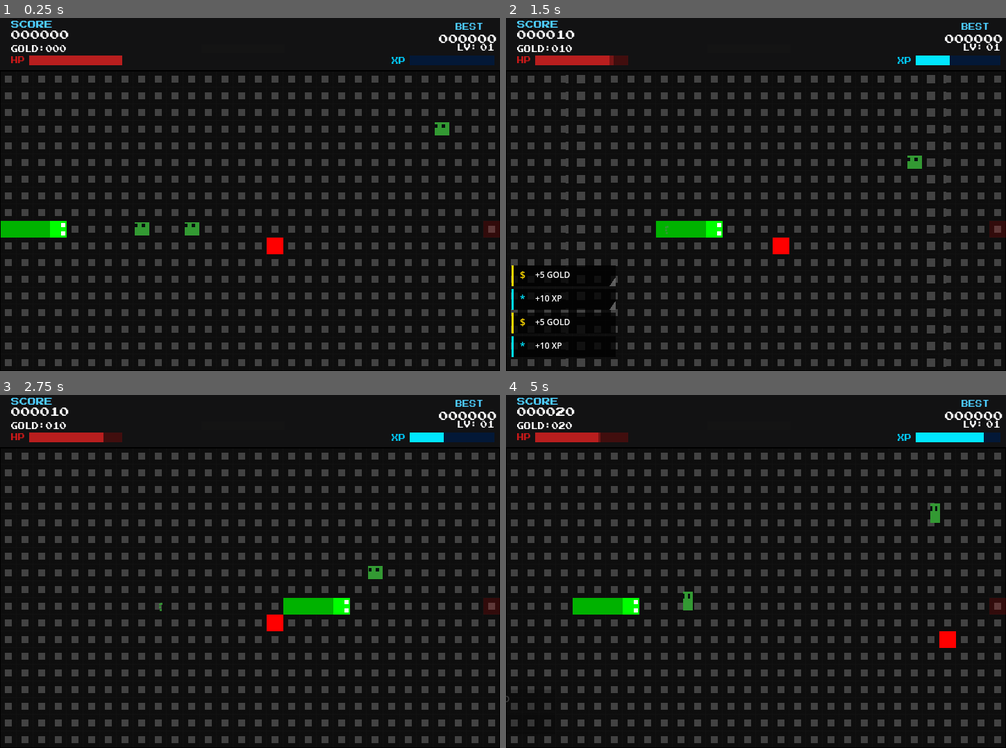
Above: before the commit, frames 1-4 (two rows, left to right).
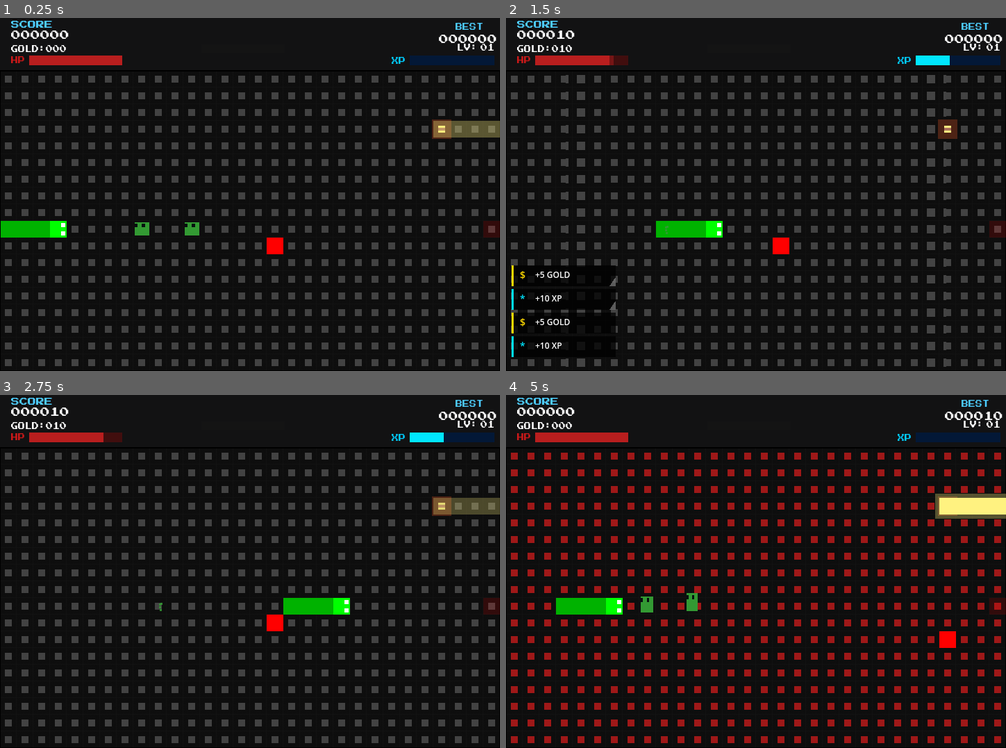
Above: after the commit, the same moments.

Repository: nastex123/snake-godot
Game: Godot game, scene res://Game.tscn
Two runs of this game, one before a commit and one after it. Both use one fixed random seed, a clock stepped at 60 frames per second and the inputs below.
Inputs (mouse positions are in pixels of both pictures, inside the frame that each line leads up to):
- Up to frame 1 (0.25 s): no input
- Up to frame 2 (1.5 s): tap Enter (ui_accept) at 0.5, 0.77 s; move the mouse to (866, 176) at 0.52 s; hold Right (ui_right) 0.53-1.25 s; tap Q at 0.6 s; click (866, 176) at 0.67 s; drag from (656, 212) to (781, 247) at 1.27 s
- Up to frame 3 (2.75 s): move the mouse to (300, 493) at 2.02 s; hold Right (ui_right) from 2.03 s (still down); tap Shift at 2.1 s
- Up to frame 4 (5 s): release Right (ui_right) at 2.75 s; drag from (731, 642) to (881, 571) at 2.77 s; move the mouse to (906, 624) at 3.52 s; hold Left (ui_left) 3.53-4.25 s; tap Keypad Enter at 3.6 s; tap Enter (ui_accept) at 3.77 s; tap Space at 4.25 s; drag from (606, 518) to (646, 606) at 4.27 s

The runs differ from the first frame. In frame 1, 0.7% of the frame differs, in the area x 86-100%, y 28-35%; in frame 2, 0.3%; in frame 3, 0.8%; in frame 4, 17%, in the area x 0-100%, y 3-99%.

Commit message:
Fase 4 — Fix de carriles de torre en direcciones negativas + type en spawns de torre

Diff:
--- a/autoload/MapManager.gd
+++ b/autoload/MapManager.gd
@@ -34,15 +34,15 @@
 			for j in count:
 				spawns.append({"x": 8 + j * 3, "y": 9, "type": "slime"})
 			var towers: Array[Dictionary] = [
-				{"x": 3, "y": 3, "pattern": 1},
-				{"x": 26, "y": 14, "pattern": 5},
-				{"x": 20, "y": 14, "pattern": 4},
+				{"x": 3, "y": 3, "type": "tower", "pattern": 1},
+				{"x": 26, "y": 14, "type": "tower", "pattern": 5},
+				{"x": 20, "y": 14, "type": "tower", "pattern": 4},
 			]
 			var t = towers[_index % towers.size()]
 			if _index >= 2:
 				spawns.append(t)
 			else:
-				spawns.append({"x": 26, "y": 3, "pattern": t["pattern"]})
+				spawns.append({"x": 26, "y": 3, "type": "tower", "pattern": t["pattern"]})
 		RoomData.Type.EVENT:
 			spawns.append({"x": 6, "y": 8, "type": "tower", "pattern": 4})
 		RoomData.Type.SHOP:
--- a/scenes/enemy/Tower.gd
+++ b/scenes/enemy/Tower.gd
@@ -122,6 +122,8 @@
 	return [Vector2(1, 0)]
 
 func _lane_rect(dir: Vector2) -> Rect2:
+	# Carril que va de la torre (incluida) hasta el borde del tablero,
+	# cubriendo la celda borde completa también en direcciones negativas.
 	var start := grid_pos
 	var end: Vector2i = grid_pos + Vector2i(dir) * max(GRID_W, GRID_H)
 	if dir.x > 0:
@@ -132,11 +134,15 @@
 		end.y = GRID_H - 1
 	elif dir.y < 0:
 		end.y = 0
-	var a: Vector2 = Vector2(start) * TILE
-	var b: Vector2 = Vector2(end) * TILE + Vector2(TILE, TILE)
-	var pos: Vector2 = Vector2(minf(a.x, b.x), minf(a.y, b.y))
-	var size: Vector2 = (b - a).abs()
-	return Rect2(pos, size)
+	var min_px := Vector2(start) * TILE
+	var max_px := (Vector2(end) + Vector2.ONE) * TILE
+	if dir.x < 0:
+		min_px.x = float(end.x) * TILE
+		max_px.x = float(start.x + 1) * TILE
+	if dir.y < 0:
+		min_px.y = float(end.y) * TILE
+		max_px.y = float(start.y + 1) * TILE
+	return Rect2(min_px, max_px - min_px)
 
 func _aim_rects() -> Array:
 	var rects: Array = []
Not shown, changed: Documentacion/GDD.md
Not shown, changed: Documentacion/notas.md
